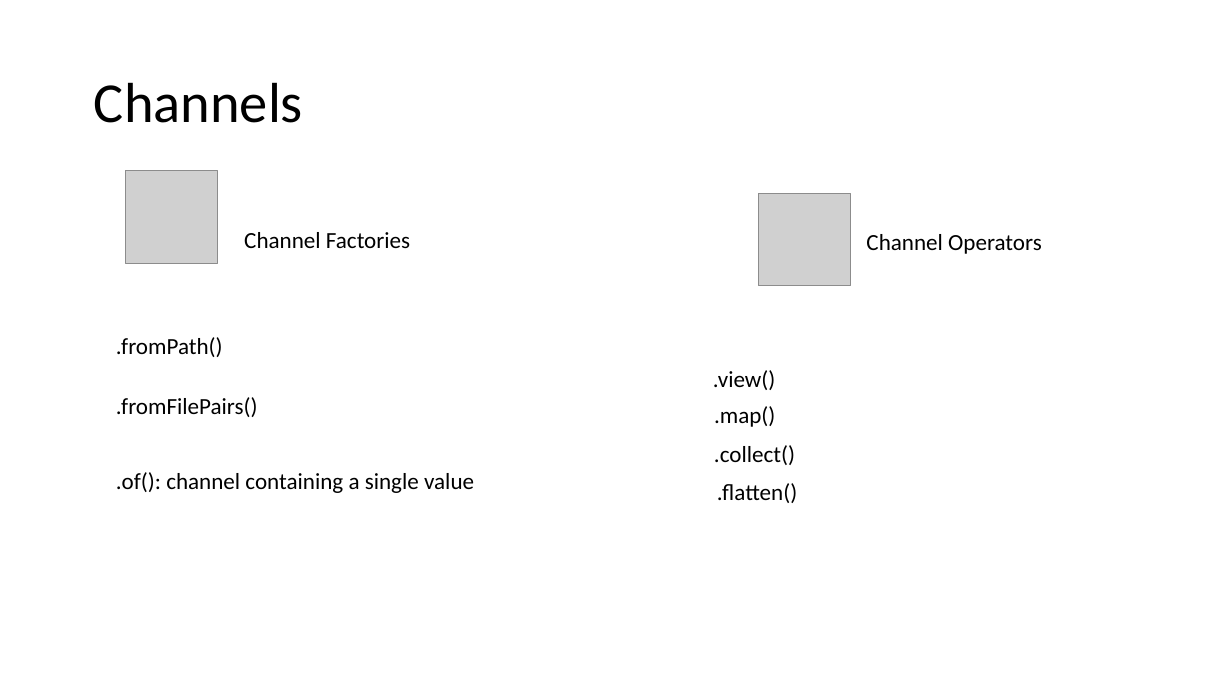
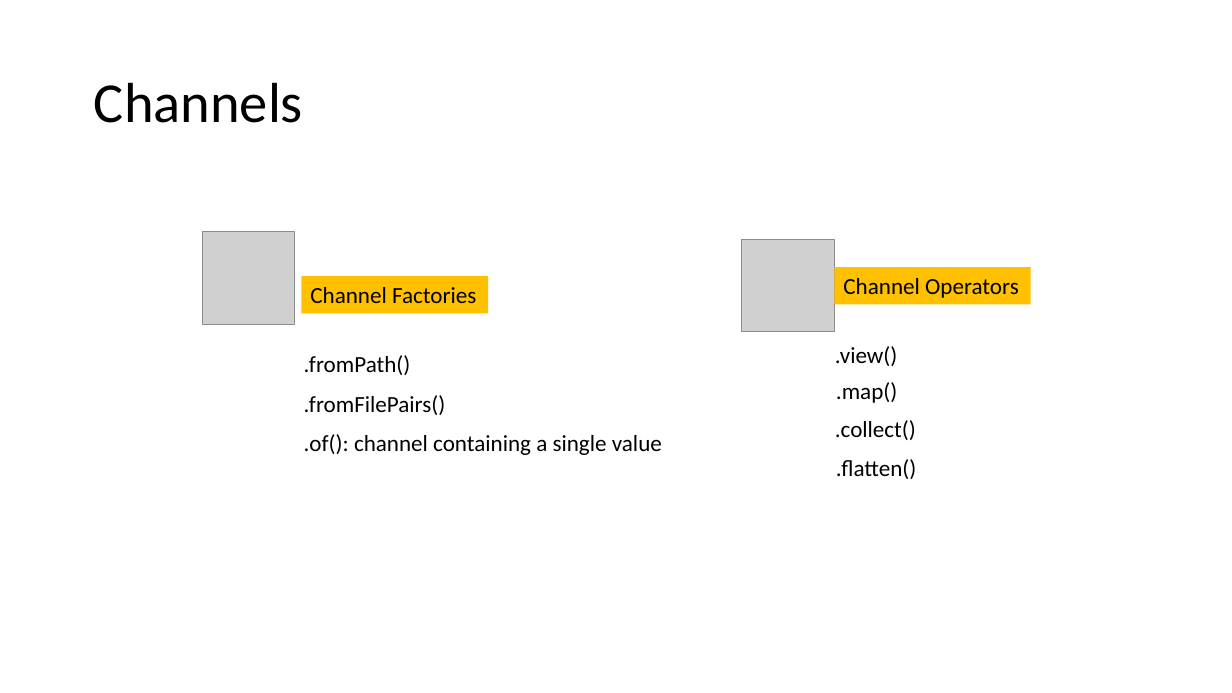
Before and after one commit to hurwitzlab/nextflow_crash_course, a slide deck: slide 13 of day1_material/slides/day1.pptx (slide 14 before the commit). Drawn at 1232x693 pixels with LibreOffice and Linux fonts; fonts in the diff are those of the drawing; grey boxes stand for pictures. Boxes give left, top, right and bottom in pixels: in the first picture for what was removed or moved away, otherwise in the second. Text is boxed around its words. In the diff, an @@ line names an element or a change of style, - is before the commit and + after.

```diff
--- a/day1_material/slides/day1.pptx
+++ b/day1_material/slides/day1.pptx
@@ picture removed at (125, 171, 217, 263) @@
@@ picture added at (202, 232, 295, 324) @@
@@ picture: place and size @@
-picture at (759, 193, 851, 286)
+picture at (742, 239, 835, 332)
@@ rectangle "Channel Operators": place and size @@
-rectangle "Channel Operators" at (866, 234, 1042, 254)
+rectangle "Channel Operators" at (835, 267, 1031, 304)
@@ rectangle "Channel Operators" at (835, 267, 1031, 304): fill none to #FFC000 @@
@@ rectangle "Channel Factories" at (301, 276, 488, 313): fill none to #FFC000 @@
@@ rectangle "Channel Factories": place and size @@
-rectangle "Channel Factories" at (244, 232, 410, 248)
+rectangle "Channel Factories" at (301, 276, 488, 313)
@@ text ".fromPath()": place and size @@
-text ".fromPath()" at (116, 337, 223, 357)
+text ".fromPath()" at (304, 355, 411, 375)
@@ 4 texts: place and size @@
-4 texts at (713, 370, 797, 503)
+4 texts at (835, 346, 916, 479)
@@ text ".fromFilePairs()": place and size @@
-text ".fromFilePairs()" at (116, 397, 258, 417)
+text ".fromFilePairs()" at (304, 395, 446, 415)
@@ text ".of(): channel containing a single ...": place and size @@
-text ".of(): channel containing a single ..." at (116, 472, 474, 493)
+text ".of(): channel containing a single ..." at (304, 434, 662, 455)
```
Also in this commit, not shown: 7 other slides changed, 7 slides added, 3 slides removed, 25 other files.
